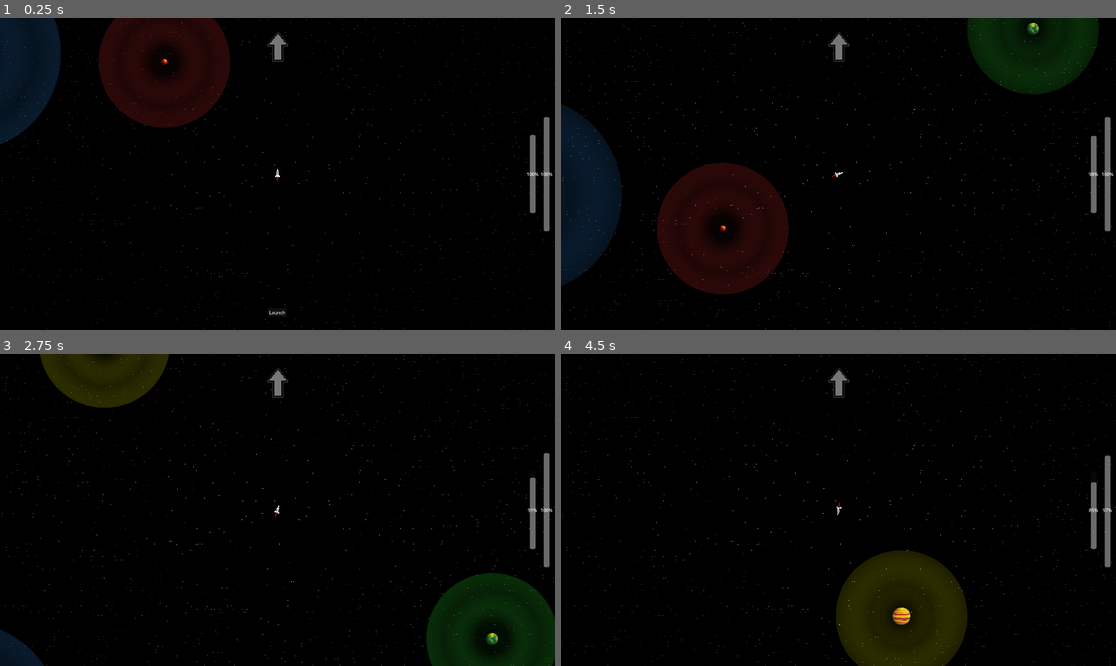
Above: before the commit, frames 1-4 (two rows, left to right).
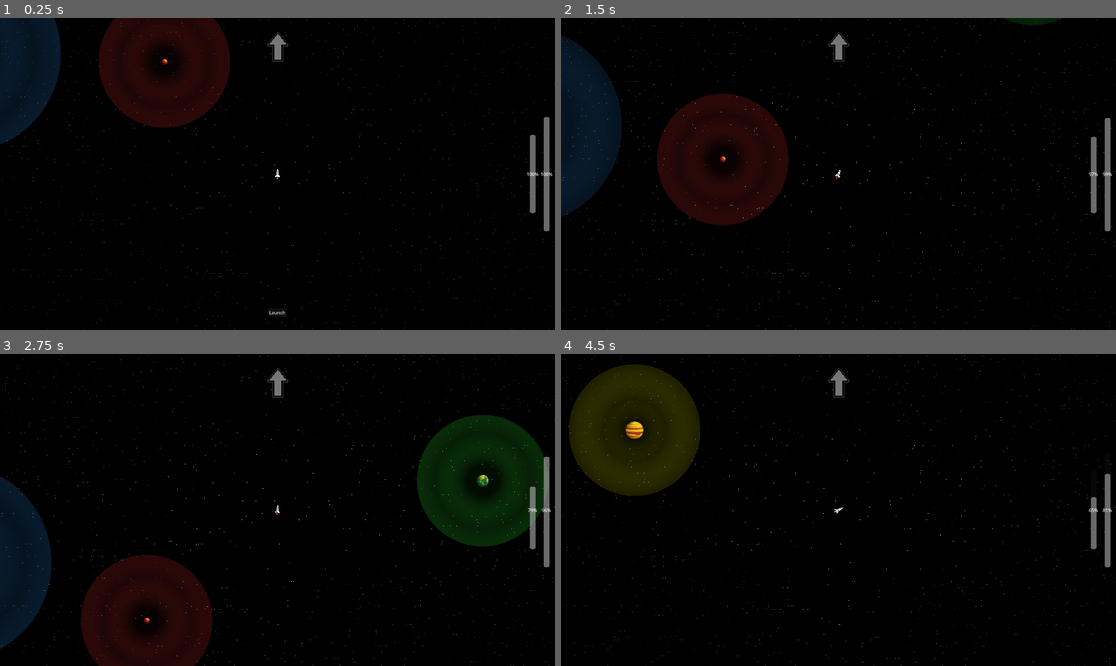
Above: after the commit, the same moments.

Repository: mythfrost/SpaceTaxi
Game: Godot game, scene res://Scenes/Main.tscn
Two runs of this game, one before a commit and one after it. Both use one fixed random seed, a clock stepped at 60 frames per second and the inputs below.
Inputs:
- Up to frame 1 (0.25 s): no input
- Up to frame 2 (1.5 s): click "Launch" at 0.5 s; tap Enter (ui_accept) at 1.25 s; hold D (turn_right) from 1.28 s (still down); hold R (land, bound only before the commit) from 1.28 s (still down)
- Up to frame 3 (2.75 s): tap Enter (ui_accept) at 1.52, 1.82, 2.27, 2.3, 2.57 s; tap F (toggle_zoom) at 1.55, 2.1 s; release D (turn_right) at 2.03 s; release R (land, bound only before the commit) at 2.03 s; hold A (turn_left) from 2.03 s (still down)
- Up to frame 4 (4.5 s): release A (turn_left) at 2.78 s; hold D (turn_right) 2.78-3.53 s; hold Enter (ui_accept) 2.78-3.53 s; tap R (land, bound only before the commit) at 3.05, 3.6 s; hold Space (thrust) 3.53-4.28 s; tap Enter (ui_accept) at 3.77, 4.07 s; tap F (toggle_zoom) at 3.8 s; hold A (turn_left) from 4.28 s (still down); hold F (toggle_zoom) from 4.28 s (still down)

The runs differ from the first frame. In frame 1, less than 0.1% of the frame differs, in the area x 49-51%, y 51-53%; in frame 2, 19%; in frame 3, 26%, in the area x 0-100%, y 0-100%; in frame 4, 15%.

Commit message:
Closer to final

Diff:
--- a/Scripts/GameStateManager.gd
+++ b/Scripts/GameStateManager.gd
@@ -1,12 +1,11 @@
-# GameStateManager.gd
 extends Node
 class_name GameStateManager
 
 var current_state: GameState = null
 
 func _ready() -> void:
-	var main_scene := get_tree().current_scene
-	change_state( PlayingState.new(main_scene) )
+	var main_scene = get_tree().get_current_scene()
+	_GameStateManager.change_state(PlayingState.new(main_scene))
 
 func change_state(new_state: GameState) -> void:
 	if current_state:
@@ -22,7 +21,6 @@
 	if current_state:
 		current_state.update(delta)
 
-
 # Base interface
 class GameState:
 	func enter(): pass
@@ -30,49 +28,55 @@
 	func handle_input(event): pass
 	func update(delta): pass
 
-
 # --- Playing State ---
 class PlayingState extends GameState:
-	var owner
+	var owner: Node
+	var quest_active: bool = false
+	var quest_target: Node2D = null
 
-	func _init(o):
+	func _init(o: Node) -> void:
 		owner = o
 
 	func enter() -> void:
 		owner.get_tree().paused = false
 
 	func handle_input(event) -> void:
-		var ship: Spaceship = owner.get_node("Spaceship") as Spaceship
+		var ship = owner.get_node("Spaceship") as Spaceship
+		if event is InputEventKey and event.pressed:
+			if event.is_action_pressed("ui_accept"):
+				if not ship.is_launched:
+					ship.launch()
+					owner.get_node("CanvasLayer/Button").hide()
+				elif ship.is_orbiting:
+					ship.break_orbit()
+			elif event.is_action_pressed("ui_cancel"):
+				_GameStateManager.change_state(PausedState.new(owner))
+			elif event.is_action_pressed("obtain_quest") and ship.is_orbiting:
+				# pick and show a random quest
+				var quest_list: Array = ship.quests
+				var chosen: String = quest_list[randi() % quest_list.size()]
+				owner.get_node("CanvasLayer2/QuestLabel").text = chosen
 
-		# — SPACE: launch or break orbit
-		if event is InputEventKey and Input.is_action_pressed("ui_accept"):
-			if not ship.is_launched:
-				ship.launch()
-				# hide the UI button too, in case they pressed Space
-				owner.get_node("CanvasLayer/Button").hide()
-			elif ship.is_orbiting and not ship.is_landed:
-				ship.break_orbit()
-
-		# — ESC: pause
-		if event is InputEventKey and Input.is_action_pressed("ui_cancel"):
-			_GameStateManager.change_state( PausedState.new(owner) )
-
-		# — R: land/unland
-		if event is InputEventKey and Input.is_action_pressed("land"):
-			if ship.is_orbiting and not ship.is_landed:
-				ship.land()
-				_GameStateManager.change_state( LandedState.new(owner) )
+				# point arrow at random planet
+				var planets: Array = owner.get_tree().get_nodes_in_group("Planets")
+				quest_target = planets[randi() % planets.size()] as Node2D
+				var arrow = owner.get_node("CanvasLayer/Arrow")
+				arrow.show()
+				quest_active = true
 
 	func update(delta: float) -> void:
-		var ship: Spaceship = owner.get_node("Spaceship") as Spaceship
-		ship._physics_process(delta)
-
+		# update arrow to follow moving planet
+		if quest_active and quest_target:
+			var arrow = owner.get_node("CanvasLayer/Arrow")
+			var cam = owner.get_node("WorldCam") as Camera2D
+			if cam:
+				arrow.rotation = (quest_target.global_position - cam.global_position).angle()
 
 # --- Paused State ---
 class PausedState extends GameState:
-	var owner
+	var owner: Node
 
-	func _init(o):
+	func _init(o: Node) -> void:
 		owner = o
 
 	func enter() -> void:
@@ -84,29 +88,8 @@
 		owner.get_node("CanvasLayer/PauseMenu").visible = false
 
 	func handle_input(event) -> void:
-		if event is InputEventKey and event.is_action_pressed("ui_cancel"):
+		if Input.is_action_just_pressed("ui_cancel"):
 			_GameStateManager.change_state(PlayingState.new(owner))
 
 	func update(delta: float) -> void:
 		pass
-
-
-# --- Landed State ---
-class LandedState extends GameState:
-	var owner
-
-	func _init(o):
-		owner = o
-
-	func enter() -> void:
-		owner.get_node("CanvasLayer2/QuestLabel").visible = true
-
-	func handle_input(event) -> void:
-		if event is InputEventKey and event.is_action_pressed("land"):
-			var ship := owner.get_node("Spaceship") as Spaceship
-			ship.unland()
-			owner.get_node("CanvasLayer2/QuestLabel").visible = false
-			_GameStateManager.change_state(PlayingState.new(owner))
-
-	func update(delta: float) -> void:
-		pass
--- a/Scripts/main.gd
+++ b/Scripts/main.gd
@@ -5,18 +5,11 @@
 @onready var fuel_bar            = $CanvasLayer/FuelBar
 @onready var secondary_fuel_bar  = $CanvasLayer/SecondaryFuelBar
 @onready var launch_button       = $CanvasLayer/Button
-@onready var arrow               = $CanvasLayer/Arrow
-@onready var quest_label         = $CanvasLayer2/QuestLabel
-
-var zoom1 := Vector2(1, 1)
-var zoom2 := Vector2(0.5, 0.5)
-var using_zoom1 := true
-var _zoom_pressed_last_frame := false
 
 func _ready() -> void:
-	# start FSM on this scene
-	_GameStateManager.change_state(GameStateManager.PlayingState.new(self))
-	# hook UI
+	# start FSM
+	_GameStateManager.change_state(_GameStateManager.PlayingState.new(self))
+	# wire up launch button
 	launch_button.pressed.connect(_on_LaunchButton_pressed)
 	secondary_fuel_bar.max_value = spaceship.max_turn_fuel
 
@@ -25,14 +18,10 @@
 	launch_button.hide()
 
 func _input(event) -> void:
-	# forward input to FSM
 	_GameStateManager._input(event)
 
 func _process(delta: float) -> void:
-
-	# update UI
 	if spaceship.is_launched:
 		fuel_bar.value           = spaceship.current_fuel
 		secondary_fuel_bar.value = spaceship.turn_fuel
-
 	_GameStateManager._process(delta)
--- a/Scripts/spaceship.gd
+++ b/Scripts/spaceship.gd
@@ -1,115 +1,150 @@
-# Spaceship.gd
 extends CharacterBody2D
 class_name Spaceship
 
-@export var thrust_force   := 400.0
-@export var rotation_speed := 2.0
-@export var max_fuel       := 100.0
-@export var max_turn_fuel  := 50.0
+# —— Quest pool for “obtain_quest” ——
+@export var quests: Array = [
+	"Deliver supplies to Planet Zephyr",
+	"Deliver mysterious officer to crime scene",
+	"Deliver architect to city of Orion",
+	"Deliver scientists to the anomaly at Helios"
+]
 
+# —— Core flight settings ——
+@export var thrust_force:        float = 800.0
+@export var thrust_burn_rate:    float = 10.0
+@export var rotation_speed:      float = 2.0
+@export var turn_fuel_burn_rate: float = 7.0
+@export var linear_damping:      float = 100.0
+
+# —— Fuel & state ——
+@export var max_fuel:      float = 100.0
+@export var max_turn_fuel: float = 50.0
 var current_fuel: float
-var turn_fuel: float
-var is_launched: bool = false
-var is_orbiting: bool = false
-var is_landed: bool = false
+var turn_fuel:    float
+var is_launched:  bool = false
+var is_orbiting:  bool = false
 
-# orbit support
-var orbit_center: Node2D = null
-var orbit_radius: float = 0.0
-var orbit_speed: float = 0.0
-var orbit_angle: float = 0.0
+# —— Orbit params ——
+var orbit_body:   Node2D = null
+var orbit_radius: float  = 0.0
+var orbit_speed:  float  = 0.0
+var orbit_angle:  float  = 0.0
 
-# zoom toggle support
-var zoom1 := Vector2(0.35, 0.35)
-var zoom2 := Vector2(0.1, 0.1)
-var using_zoom1 := true
-var _zoom_pressed_prev := false
+# —— Flame effect ——
+@onready var flame = $thrust
 
-# camera reference
+# —— Zoom presets ——
+@export var zoom1: Vector2 = Vector2(0.35, 0.35)
+@export var zoom2: Vector2 = Vector2(0.15, 0.15)
+var using_zoom1: bool = true
+var _zoom_prev:   bool = false
+
+# —— Camera ref ——
 var cam: Camera2D = null
 
 func _ready() -> void:
 	current_fuel = max_fuel
-	turn_fuel = max_turn_fuel
-	# enable _process
-	set_process(true)
-	# cache camera and make it current
-	cam = get_tree().current_scene.get_node("WorldCam") as Camera2D
-	if cam:
-		cam.make_current()
+	turn_fuel    = max_turn_fuel
+	flame.visible = false
+	set_physics_process(true)
+
+	# cache & activate WorldCam
+	var scene = get_tree().current_scene
+	if scene:
+		cam = scene.get_node("WorldCam") as Camera2D
+		if cam:
+			cam.make_current()
 
 func launch() -> void:
+	# clear any orbit before applying impulse
+	if is_orbiting:
+		is_orbiting = false
+		orbit_body  = null
+	visible = true
 	if not is_launched:
 		is_launched = true
-		velocity = Vector2(0, -500)
+		velocity    = Vector2.UP.rotated(rotation) * thrust_force
 
-func land() -> void:
-	if is_orbiting and not is_landed:
-		is_landed = true
-		visible = false
-		velocity = Vector2.ZERO
+func start_orbit(body: Node2D, radius: float, speed: float) -> void:
+	is_orbiting   = true
+	is_launched   = false
+	orbit_body    = body
+	orbit_radius  = radius
 
-func unland() -> void:
-	if is_landed:
-		is_landed = false
-		visible = true
+	# compute initial angle & directional sign
+	var offset      = global_position - body.global_position
+	orbit_angle    = offset.angle()
+	var tangent_dir = Vector2(-offset.y, offset.x).normalized()
+	var tang_speed  = velocity.dot(tangent_dir)
+	if tang_speed >= 0.0:
+		orbit_speed = speed
+	else:
+		orbit_speed = -speed
 
-func start_orbit(center: Node2D, radius: float, speed: float) -> void:
-	is_orbiting = true
-	is_launched = false
-	orbit_center = center
-	orbit_radius = radius
-	orbit_speed = speed
-	orbit_angle = (global_position - center.global_position).angle()
+func break_orbit() -> void:
+	if is_orbiting:
+		# clear orbit state
+		is_orbiting = false
+		orbit_body  = null
+		# apply tangent impulse
+		var tangent = Vector2(-sin(orbit_angle), cos(orbit_angle)) * orbit_speed * orbit_radius
+		velocity    = tangent
+		is_launched = true
 
 func stop_orbit() -> void:
 	is_orbiting = false
-	orbit_center = null
-
-func break_orbit() -> void:
-	if is_orbiting:
-		is_orbiting = false
-		is_launched = true
-		var radial = (global_position - orbit_center.global_position).normalized()
-		var tangent = Vector2(-radial.y, radial.x)
-		velocity = tangent * orbit_speed * orbit_radius
-	orbit_center = null
-
-func handle_physics(delta: float) -> void:
-	if is_launched and not is_landed:
-		# continuous thrust
-		if Input.is_action_pressed("thrust") and current_fuel > 0:
-			current_fuel -= delta
-			velocity += -transform.y * thrust_force * delta
-		# turning consumes turn fuel
-		if Input.is_action_pressed("turn_left") and turn_fuel > 0:
-			turn_fuel -= delta
-			rotation -= rotation_speed * delta
-		elif Input.is_action_pressed("turn_right") and turn_fuel > 0:
-			turn_fuel -= delta
-			rotation += rotation_speed * delta
+	orbit_body  = null
 
 func _physics_process(delta: float) -> void:
-	if is_orbiting:
-		# orbit motion
+	# — Orbiting —
+	if is_orbiting and orbit_body:
+		if Input.is_action_pressed("ui_accept"):
+			break_orbit()
+			return
+
 		orbit_angle += orbit_speed * delta
-		global_position = orbit_center.global_position + Vector2(cos(orbit_angle), sin(orbit_angle)) * orbit_radius
-		rotation = orbit_angle + PI
-	else:
-		handle_physics(delta)
-		move_and_slide()
+		var center = orbit_body.global_position
+		global_position = center + Vector2(cos(orbit_angle), sin(orbit_angle)) * orbit_radius
+
+		var tdir = Vector2(-sin(orbit_angle), cos(orbit_angle))
+		if orbit_speed < 0.0:
+			tdir = -tdir
+		rotation = tdir.angle() + PI * 0.5
+		return
+
+	# — Flight —
+	if is_launched:
+		var thrusting = Input.is_action_pressed("thrust") or Input.is_action_pressed("ui_accept")
+		if thrusting and current_fuel > 0.0:
+			current_fuel -= thrust_burn_rate * delta
+			velocity    += Vector2.UP.rotated(rotation) * thrust_force * delta
+			flame.visible = true
+		else:
+			flame.visible = false
+
+		if Input.is_action_pressed("turn_left") and turn_fuel > 0.0:
+			turn_fuel -= turn_fuel_burn_rate * delta
+			rotation   -= rotation_speed * delta
+		elif Input.is_action_pressed("turn_right") and turn_fuel > 0.0:
+			turn_fuel -= turn_fuel_burn_rate * delta
+			rotation   += rotation_speed * delta
+
+	move_and_slide()
+	if is_launched and not (Input.is_action_pressed("thrust") or Input.is_action_pressed("ui_accept")):
+		velocity = velocity.move_toward(Vector2.ZERO, linear_damping * delta)
 
 func _process(delta: float) -> void:
-	# make the camera follow the ship
+	# camera follow
 	if cam:
-		cam.position = global_position
-	# edge-detect zoom toggle
-	var zoom_pressed = Input.is_action_pressed("toggle_zoom")
-	if zoom_pressed and not _zoom_pressed_prev:
-		if cam:
+		cam.global_position = global_position
+
+	# zoom toggle
+	if cam:
+		var z = Input.is_action_pressed("toggle_zoom")
+		if z and not _zoom_prev:
 			if using_zoom1:
 				cam.zoom = zoom2
 			else:
 				cam.zoom = zoom1
 			using_zoom1 = not using_zoom1
-	_zoom_pressed_prev = zoom_pressed
+		_zoom_prev = z
--- a/project.godot
+++ b/project.godot
@@ -50,7 +50,7 @@
 "events": [Object(InputEventKey,"resource_local_to_scene":false,"resource_name":"","device":-1,"window_id":0,"alt_press …(195 unchanged characters)…
 ]
 }
-land={
+obtain_quest={
 "deadzone": 0.2,
 "events": [Object(InputEventKey,"resource_local_to_scene":false,"resource_name":"","device":-1,"window_id":0,"alt_press …(192 unchanged characters)…
 ]
